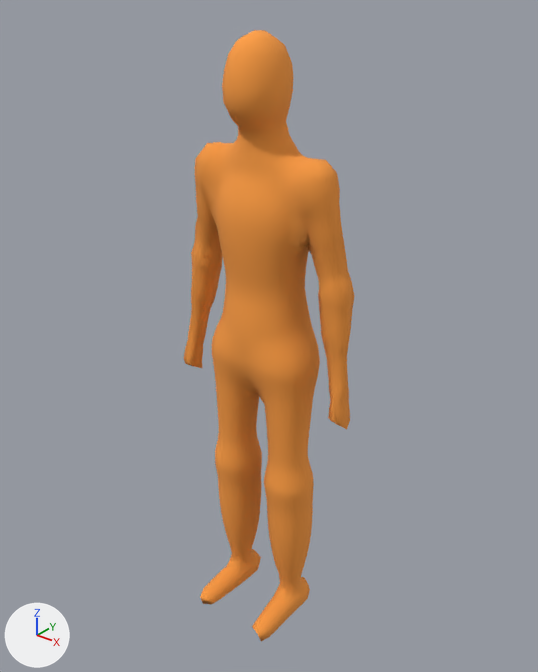
An edit to the glTF model web/src/room/assets/person.glb, drawn before and after from the same camera.
The view is the same before and after, from a 50 mm camera at (1.154, -1.41, 1.816) aimed at (0.004, 0.027, 0.925). The lights are fixed; the arrows at lower left show +X, +Y and +Z. The older version comes first.

Objects in the first picture: 'person'.
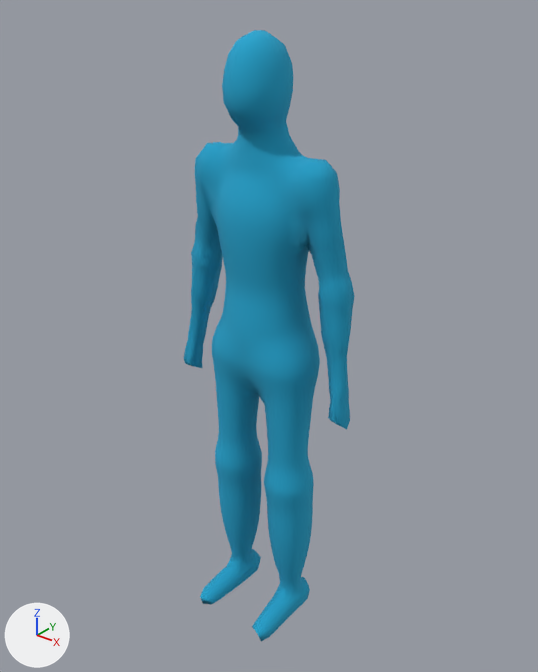
Pixel boxes (x1, y1, x2, y2) of what changed, in the pictures (538 x 672 px):
'person', surface changed (orange to cyan): (184, 30, 355, 641) in both

The change, as a list of edits to the scene's bpy script:
```text
Change mat_person:
    where n2 = _N.new('ShaderNodeMix'); n2.name = 'Mix'
    n2.inputs[7].default_value: (1.0, 0.347, 0.0561, 1.0) -> (0.0137, 0.376, 0.624, 1.0)  # 'B', orange #ff9f43 -> 'B', cyan #1fa5cf
```
